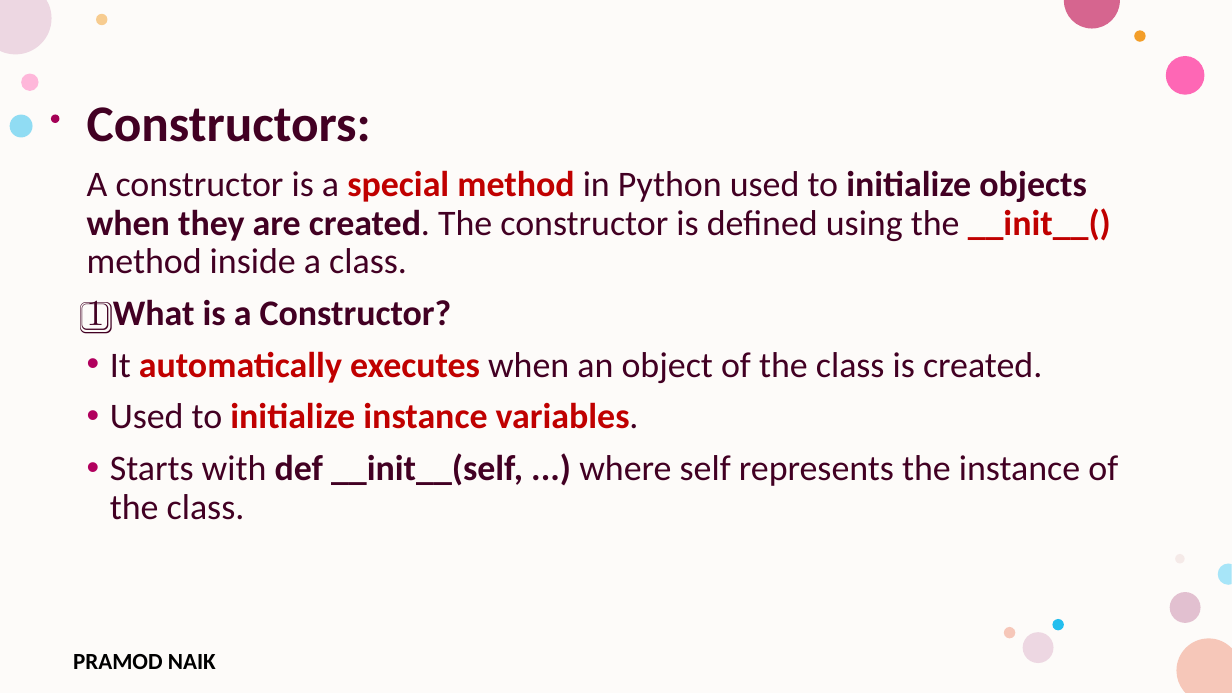
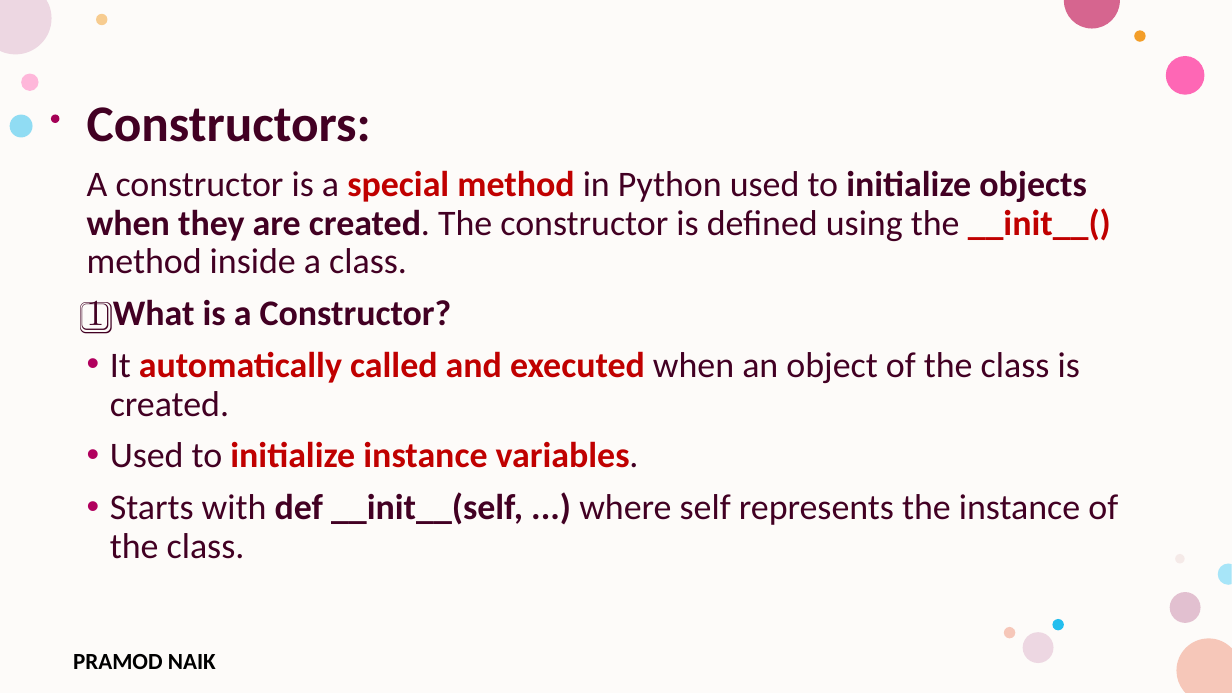
Before and after one commit to PRAMODNAIK-DEV/Backend-Dev-using-Python-FastAPI, a slide deck: slide 18 of Python Fundamentals/Collections and Classes.pptx (slide 16 before the commit). Drawn at 1232x693 pixels with LibreOffice and Linux fonts; fonts in the diff are those of the drawing; background and template pictures are left out. Boxes give left, top, right and bottom in pixels: in the first picture for what was removed or moved away, otherwise in the second. Text is boxed around its words. In the diff, an @@ line names an element or a change of style, - is before the commit and + after.

```diff
--- a/Python Fundamentals/Collections and Classes.pptx
+++ b/Python Fundamentals/Collections and Classes.pptx
@@ text at (x1=110, y1=351, x2=1080, y2=417): text changed @@
-• It automatically executes when an object of the class is created.
+• It automatically called and executed when an object of the class is created.
```
Also in this commit, not shown: 12 other slides changed, 10 slides added, 3 other files.
